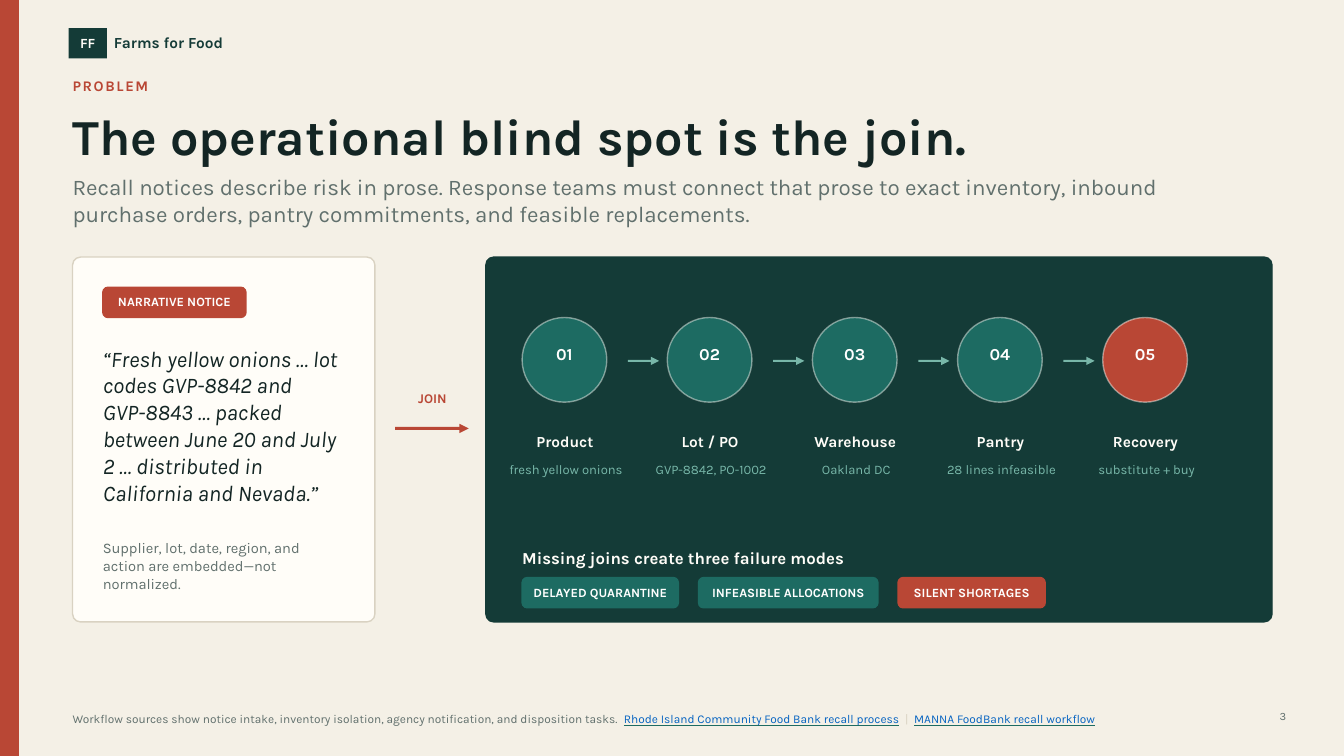
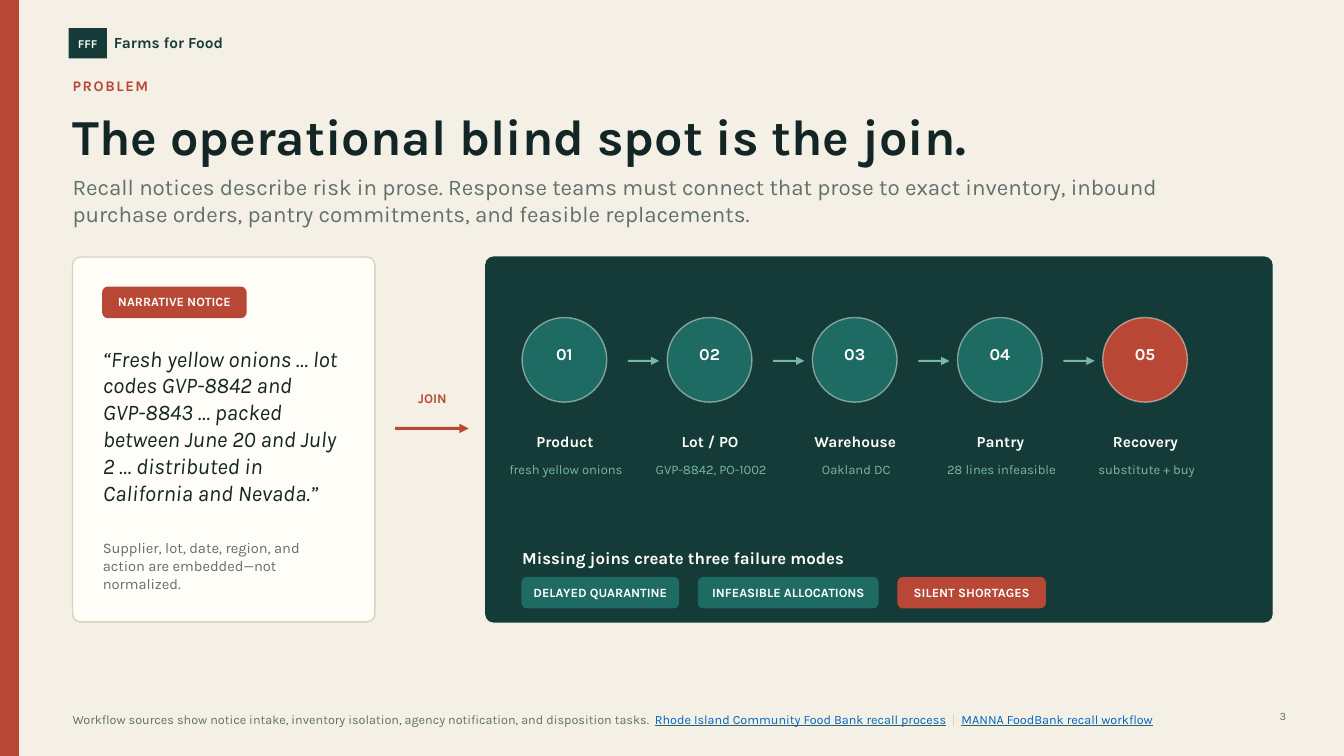
Before and after one commit to Sebastian-Alexis/ai_supplychain_foodbank, a slide deck: slide 3 of deliverables/Farms_for_Food_pitch_deck.pptx. Drawn at 1344x756 pixels with LibreOffice and Linux fonts; fonts in the diff are those of the drawing. Boxes give left, top, right and bottom in pixels: in the first picture for what was removed or moved away, otherwise in the second. Text is boxed around its words. In the diff, an @@ line names an element or a change of style, - is before the commit and + after.

```diff
--- a/deliverables/Farms_for_Food_pitch_deck.pptx
+++ b/deliverables/Farms_for_Food_pitch_deck.pptx
@@ text in rectangle at [78, 40, 98, 48]: text changed; size 10 to 8.5 pt @@
-FF
+FFF
@@ text "Workflow sources show notice intake, ..." at [73, 715, 1152, 727]: size 8.5 to 9 pt @@
```
Also in this commit, not shown: 8 other slides changed, 9 other files.
